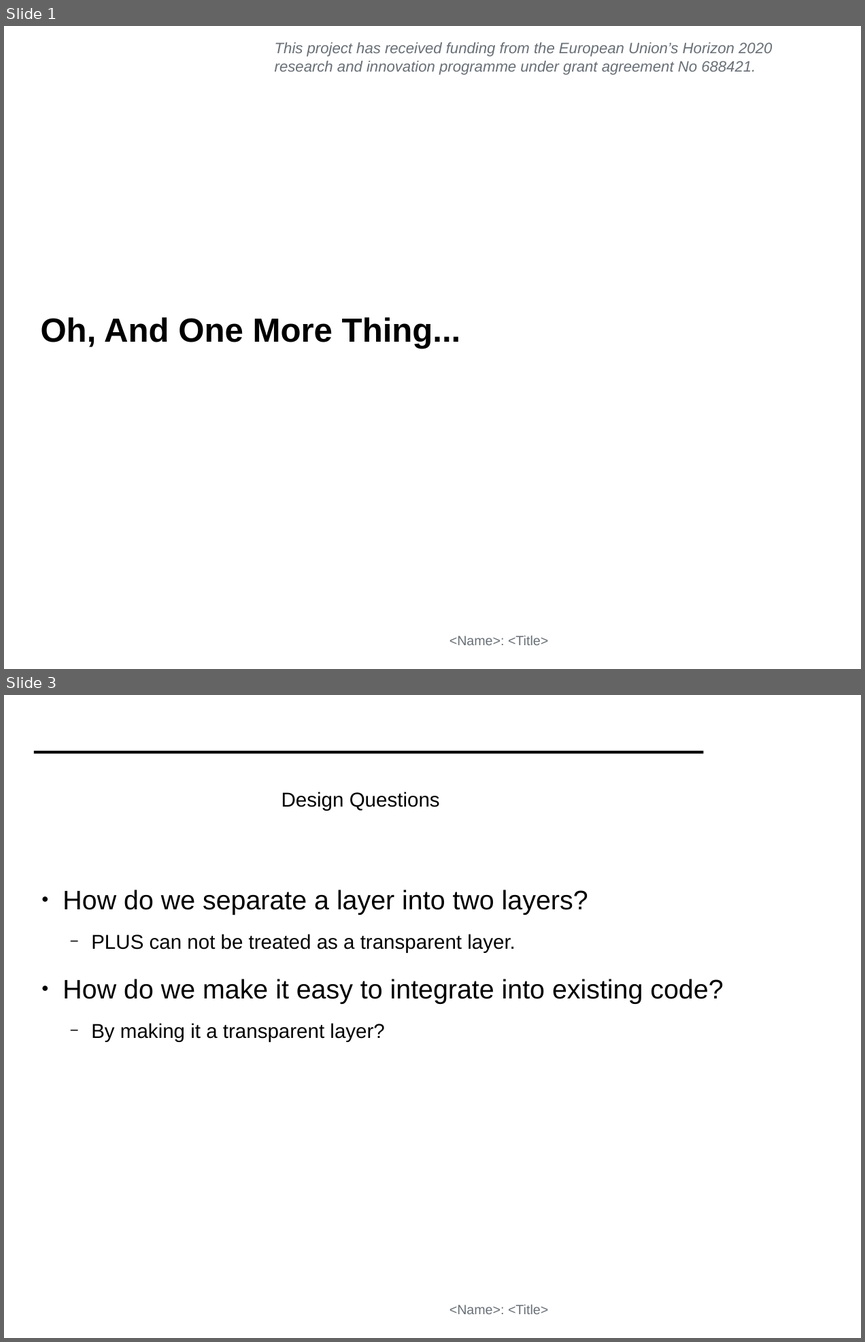
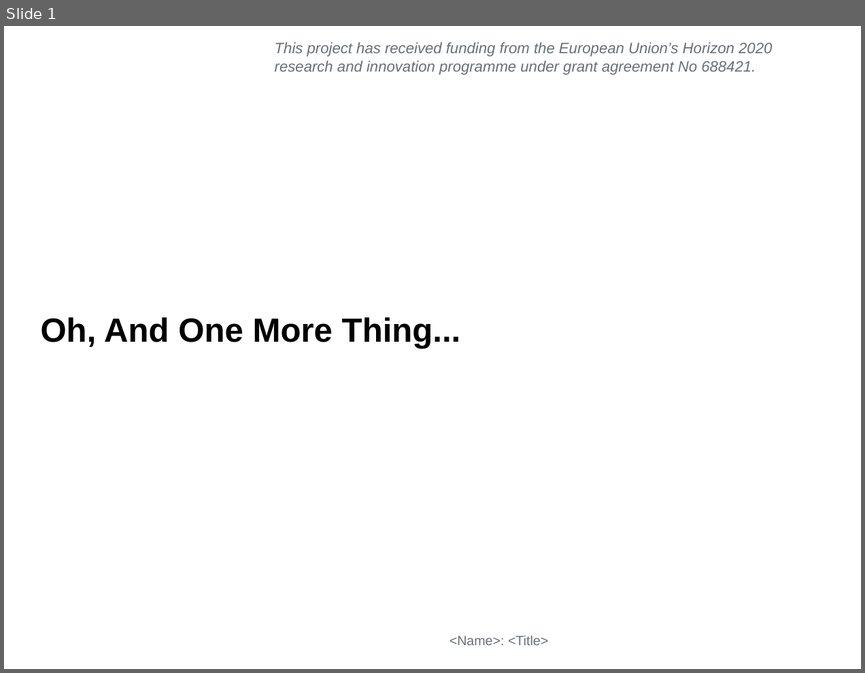
Before and after one commit to mami-project/roadshows, a slide deck: mami-cambridge/ZHAW_PLUS.odp. Shown one above the other, each under a label of ours: slides 1 and 3 before the commit, slide 1 after it; the slides between them are not shown. The pictures are 865x1342 and 865x673 pixels, drawn with LibreOffice and Linux fonts; fonts in the diff are those of the drawing; background and template pictures are left out. Boxes give left, top, right and bottom in pixels: in the first picture for what was removed or moved away, otherwise in the second. Text is boxed around its words. In the diff, an @@ line names an element or a change of style, - is before the commit and + after.

Commit message:
News on PLUS from ZHAW

```diff
--- a/mami-cambridge/ZHAW_PLUS.odp
+++ b/mami-cambridge/ZHAW_PLUS.odp
@@ slide 3 removed at (4, 695, 861, 1338), background #FFFFFF; not listed: 1 template element that a slide beside it also shows @@
@@ rectangle removed at (34, 751, 704, 753) @@
@@ title removed at (281, 792, 440, 811) @@
-Design Questions
@@ text removed at (62, 889, 723, 1042) @@
-● How do we separate a layer into two layers?
-  − PLUS can not be treated as a transparent layer.
-● How do we make it easy to integrate into existing code?
-  − By making it a transparent layer?
```
Also in this commit, not shown: 5 slides added, 16 other slides removed.
